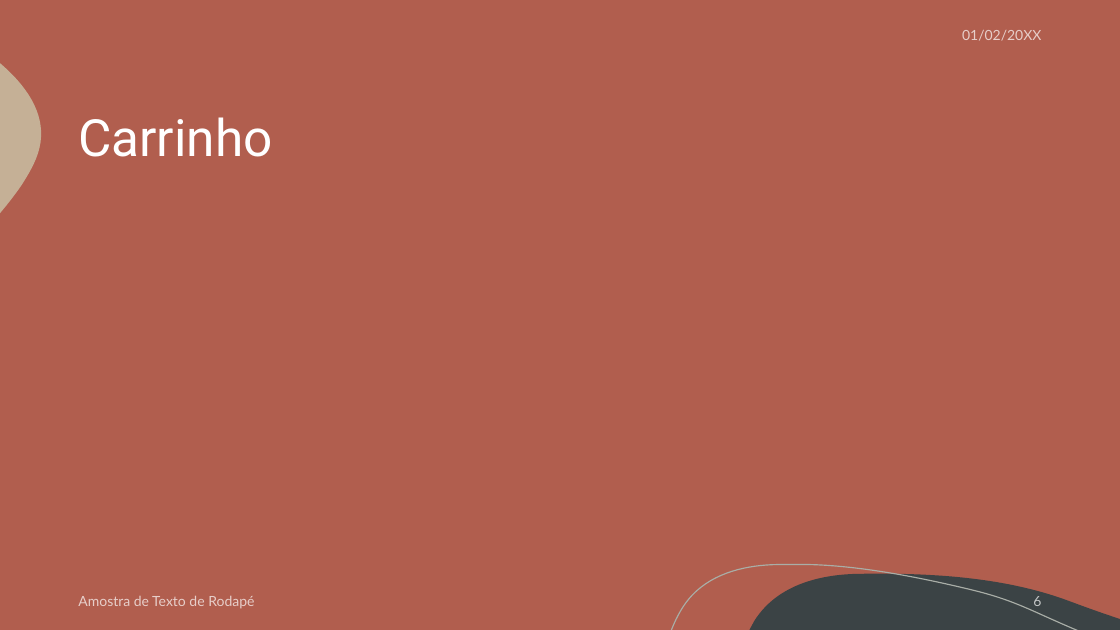
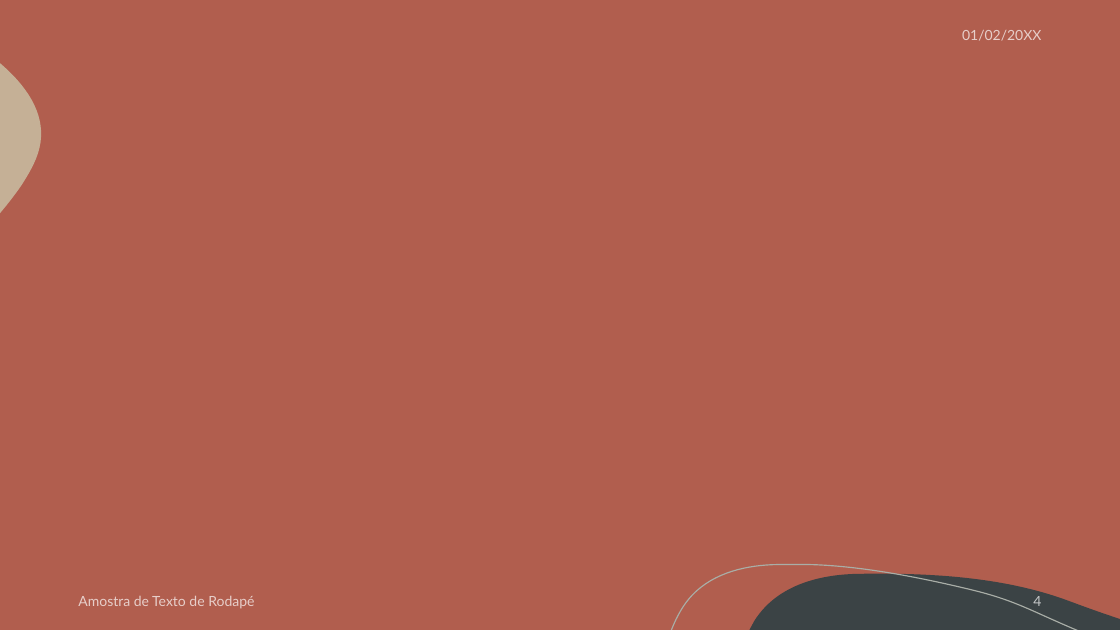
Before and after one commit to G4brielSilva/Focus-Trainee, a slide deck: slide 4 of Site/Acaiá Coffee Shop.pptx (slide 6 before the commit). Drawn at 1120x630 pixels with LibreOffice and Linux fonts; fonts in the diff are those of the drawing; background and template pictures are left out. Boxes give left, top, right and bottom in pixels: in the first picture for what was removed or moved away, otherwise in the second. Text is boxed around its words. In the diff, an @@ line names an element or a change of style, - is before the commit and + after.

```diff
--- a/Site/Acaiá Coffee Shop.pptx
+++ b/Site/Acaiá Coffee Shop.pptx
@@ title removed at [78, 117, 272, 157] @@
-Carrinho
@@ page number at [1033, 596, 1041, 606]: text changed @@
-6
+4
```
Also in this commit, not shown: 9 other slides changed, 2 slides added, 1 other file.
